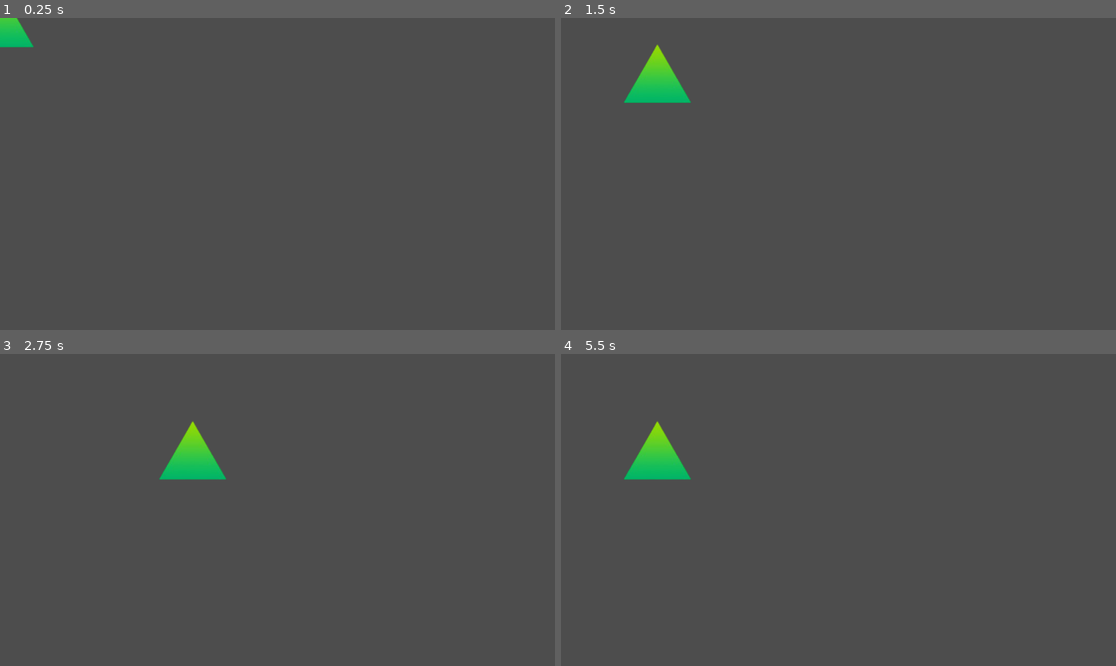
Above: before the commit, frames 1-4 (two rows, left to right).
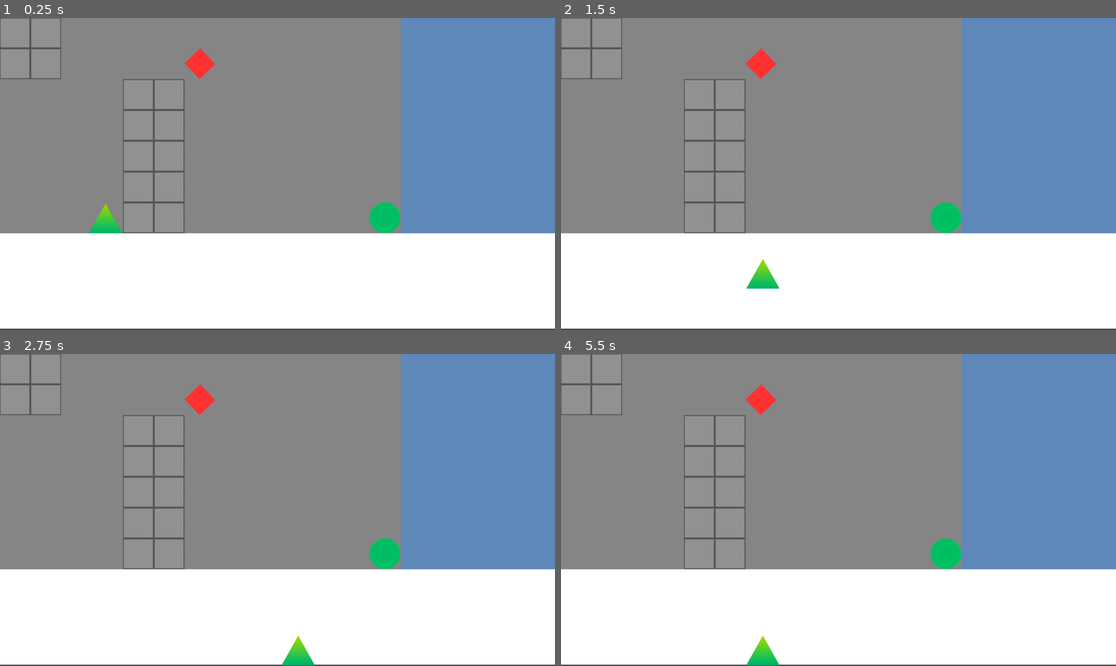
Above: after the commit, the same moments.

Repository: ca-jtsb/machine-learning
Game: Godot game, scene res://level_scene_1.tscn
Two runs of this game, one before a commit and one after it. Both use one fixed random seed, a clock stepped at 60 frames per second and the inputs below. Before the commit the project starts from res://Player.tscn.
Inputs:
- Up to frame 1 (0.25 s): no input
- Up to frame 2 (1.5 s): tap Enter at 0.5 s; hold Right (ui_right) 0.53-1.28 s; tap Space at 1.25 s; hold Down (ui_down) from 1.28 s (still down)
- Up to frame 3 (2.75 s): tap Enter at 2 s; release Down (ui_down) at 2.03 s; hold Right (ui_right) from 2.03 s (still down)
- Up to frame 4 (5.5 s): tap Space at 2.75, 4.25 s; release Right (ui_right) at 2.78 s; hold Up (ui_up) 2.78-3.53 s; tap Enter at 3.5 s; hold Left (ui_left) 3.53-5.03 s; hold Down (ui_down) from 5.03 s (still down)

The runs differ from the first frame. In frame 1, 99% of the frame differs, in the area x 0-100%, y 0-100%; in frame 2, 99%; in frame 3, 99%; in frame 4, 99%.

Commit message:
added tile map and layout

Diff:
--- a/Main.tscn
+++ b/Main.tscn
@@ -1,12 +1,14 @@
-[gd_scene load_steps=3 format=3 uid="uid://b4kghqycnl0dj"]
+[gd_scene format=3 uid="uid://b4kghqycnl0dj"]
 
 [ext_resource type="Script" uid="uid://cmwj4ripqu0uh" path="res://node_2d.gd" id="1_glv2v"]
 [ext_resource type="PackedScene" uid="uid://cp8vxqr1djun4" path="res://Player.tscn" id="2_uu6xs"]
 
-[node name="Node2D" type="Node2D"]
+[node name="Node2D" type="Node2D" unique_id=1732707990]
 script = ExtResource("1_glv2v")
 
-[node name="Camera2D" type="Camera2D" parent="."]
+[node name="Camera2D" type="Camera2D" parent="." unique_id=427540085]
+position_smoothing_enabled = true
 
-[node name="CharacterBody2D" parent="." instance=ExtResource("2_uu6xs")]
+[node name="CharacterBody2D" parent="." unique_id=885929318 instance=ExtResource("2_uu6xs")]
+position = Vector2(648, 382)
 scale = Vector2(0.25, 0.25)
--- a/Player.tscn
+++ b/Player.tscn
@@ -6,33 +6,34 @@
 [sub_resource type="CircleShape2D" id="CircleShape2D_xkndl"]
 radius = 150.0
 
-[node name="CharacterBody2D" type="CharacterBody2D"]
+[node name="CharacterBody2D" type="CharacterBody2D" unique_id=1759813749]
+position = Vector2(591, 295)
 script = ExtResource("1_kpjcp")
 
-[node name="Sprite2D" type="Sprite2D" parent="."]
+[node name="Sprite2D" type="Sprite2D" parent="." unique_id=1482291346]
 scale = Vector2(0.2, 0.2)
 texture = ExtResource("2_kne1u")
 
-[node name="CollisionShape2D" type="CollisionShape2D" parent="."]
+[node name="CollisionShape2D" type="CollisionShape2D" parent="." unique_id=1248549758]
 position = Vector2(0, 72)
 shape = SubResource("CircleShape2D_xkndl")
 
-[node name="up" type="RayCast2D" parent="."]
+[node name="up" type="RayCast2D" parent="." unique_id=985786161]
 position = Vector2(0, 200)
 target_position = Vector2(0, 200)
 hit_from_inside = true
 
-[node name="down" type="RayCast2D" parent="."]
+[node name="down" type="RayCast2D" parent="." unique_id=1026424750]
 position = Vector2(0, -200)
 target_position = Vector2(0, -200)
 hit_from_inside = true
 
-[node name="left" type="RayCast2D" parent="."]
+[node name="left" type="RayCast2D" parent="." unique_id=824138257]
 position = Vector2(200, 0)
 target_position = Vector2(200, 0)
 hit_from_inside = true
 
-[node name="right" type="RayCast2D" parent="."]
+[node name="right" type="RayCast2D" parent="." unique_id=376037840]
 position = Vector2(-200, 0)
 target_position = Vector2(-200, 0)
 hit_from_inside = true
--- /dev/null
+++ b/level_scene_1.tscn
@@ -0,0 +1,53 @@
+[gd_scene format=3 uid="uid://o1yc5kru4uwu"]
+
+[ext_resource type="Texture2D" uid="uid://b8p7r14bhj37f" path="res://Assets/temp tile map.png" id="1_6uqxf"]
+[ext_resource type="PackedScene" uid="uid://cp8vxqr1djun4" path="res://Player.tscn" id="2_ddxog"]
+
+[sub_resource type="TileSetAtlasSource" id="TileSetAtlasSource_ddxog"]
+texture = ExtResource("1_6uqxf")
+texture_region_size = Vector2i(64, 64)
+0:0/0 = 0
+1:0/0 = 0
+0:1/0 = 0
+1:1/0 = 0
+
+[sub_resource type="TileSet" id="TileSet_awst8"]
+tile_size = Vector2i(64, 64)
+sources/1 = SubResource("TileSetAtlasSource_ddxog")
+
+[node name="LevelScene1" type="Node2D" unique_id=2055474504]
+
+[node name="TileMap" type="TileMap" parent="." unique_id=53578390]
+z_index = 1
+tile_set = SubResource("TileSet_awst8")
+format = 2
+layer_0/tile_data = PackedInt32Array(0, 1, 0, 65536, 1, 0, 65537, 1, 0, 1, 1, 0, 393220, 1, 0, 393221, 1, 0, 327684, 1, 0, 262148, 1, 0, 327685, 1, 0, 262149, 1, 0, 196612, 1, 0, 131076, 1, 0, 131077, 1, 0, 196613, 1, 0, 393228, 65537, 0, 65542, 1, 1)
+
+[node name="StaticBody2D" type="StaticBody2D" parent="." unique_id=622109387]
+
+[node name="code" type="ColorRect" parent="StaticBody2D" unique_id=980806325]
+offset_left = 833.0
+offset_right = 873.0
+offset_bottom = 40.0
+scale = Vector2(7.993056, 11.20209)
+color = Color(0.3696997, 0.53378874, 0.72565866, 1)
+
+[node name="map" type="ColorRect" parent="StaticBody2D" unique_id=1208940899]
+offset_right = 40.0
+offset_bottom = 40.0
+scale = Vector2(20.821903, 11.201656)
+color = Color(0.52, 0.52, 0.52, 1)
+
+[node name="options" type="ColorRect" parent="StaticBody2D" unique_id=1182662771]
+offset_top = 448.0
+offset_right = 40.0
+offset_bottom = 488.0
+scale = Vector2(28.823042, 4.951579)
+
+[node name="Camera2D" type="Camera2D" parent="." unique_id=1136228986]
+position = Vector2(577, 325)
+scale = Vector2(-50.52065, 105.34666)
+
+[node name="CharacterBody2D" parent="." unique_id=1759813749 instance=ExtResource("2_ddxog")]
+position = Vector2(220.00002, 417)
+scale = Vector2(0.49373788, 0.5089925)
--- a/project.godot
+++ b/project.godot
@@ -8,11 +8,15 @@
 
 config_version=5
 
+[animation]
+
+compatibility/default_parent_skeleton_in_mesh_instance_3d=true
+
 [application]
 
 config/name="ML"
-run/main_scene="uid://cp8vxqr1djun4"
-config/features=PackedStringArray("4.5", "GL Compatibility")
+run/main_scene="uid://o1yc5kru4uwu"
+config/features=PackedStringArray("4.6", "GL Compatibility")
 config/icon="res://icon.svg"
 
 [dotnet]
Binary file added: Assets/temp tile map.png
Not shown, added: Assets/temp tile map.png.import
Not shown: 1 places in Player.tscn that only renumber resources
